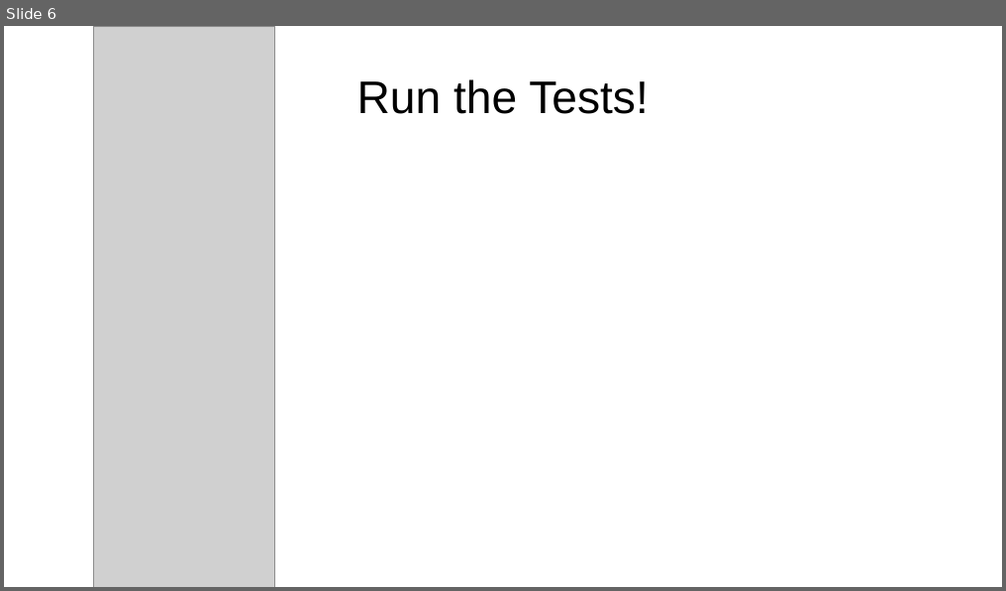
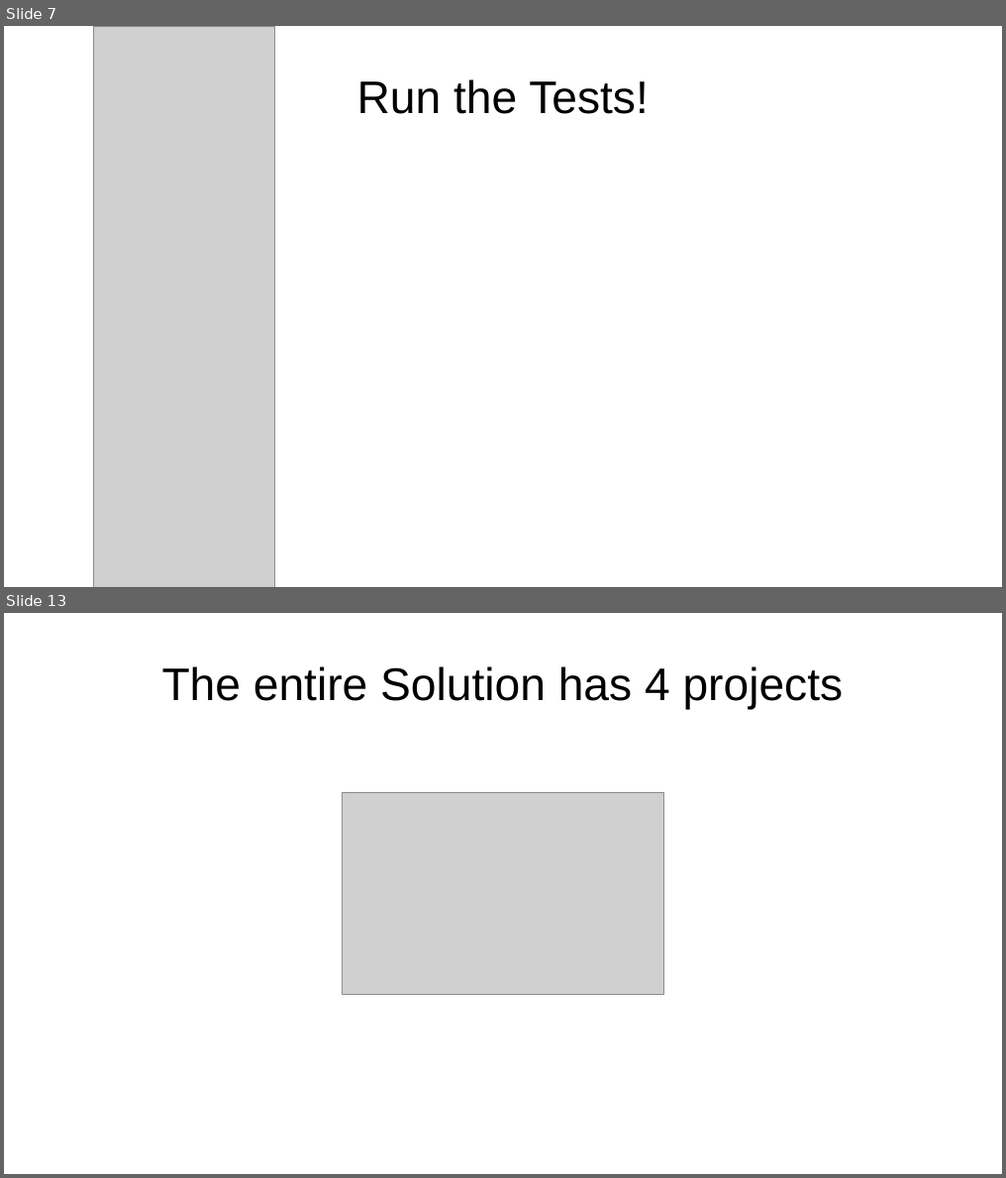
Before and after one commit to nicomp42/UnitTestProject, a slide deck: UnitTestProject.pptx. Shown one above the other, each under a label of ours: slide 6 before the commit, slides 7 and 13 after it; the slides between them are not shown. The pictures are 1006x591 and 1006x1178 pixels, drawn with LibreOffice and Linux fonts; fonts in the diff are those of the drawing; grey boxes stand for pictures; background and template pictures are left out. Boxes give left, top, right and bottom in pixels: in the first picture for what was removed or moved away, otherwise in the second. Text is boxed around its words. In the diff, an @@ line names an element or a change of style, - is before the commit and + after.

```diff
--- a/UnitTestProject.pptx
+++ b/UnitTestProject.pptx
@@ slide 13 added at <box>4,613,1002,1174</box>, background picture (left out) @@
@@ title added at <box>162,666,844,710</box>, 44 pt, text #000000 @@
+The entire Solution has 4 projects
@@ picture added at <box>343,793,663,995</box> @@
@@ what was slide 6 is now slide 7 @@
```
Also in this commit, not shown: 6 other slides added, 4 other files.
